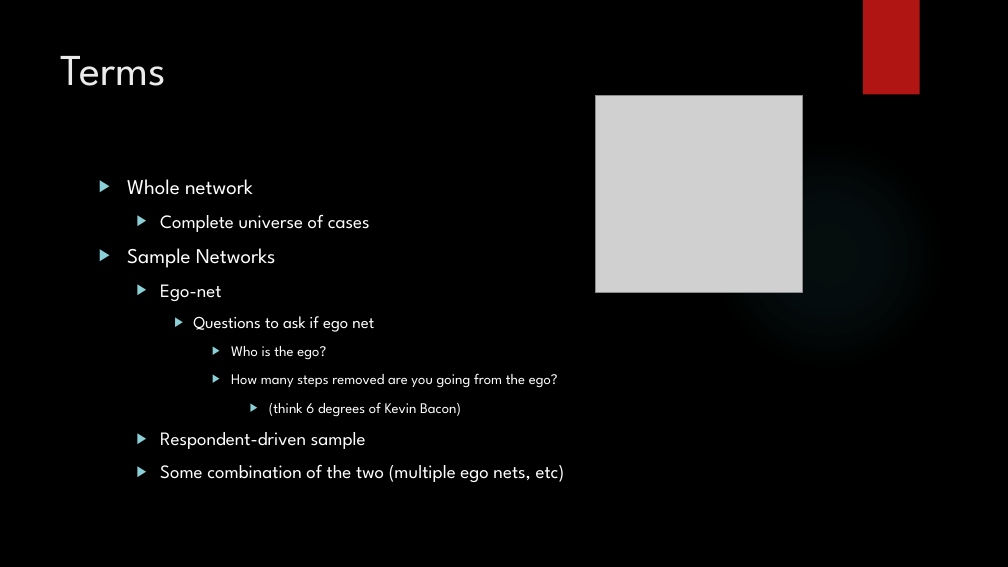
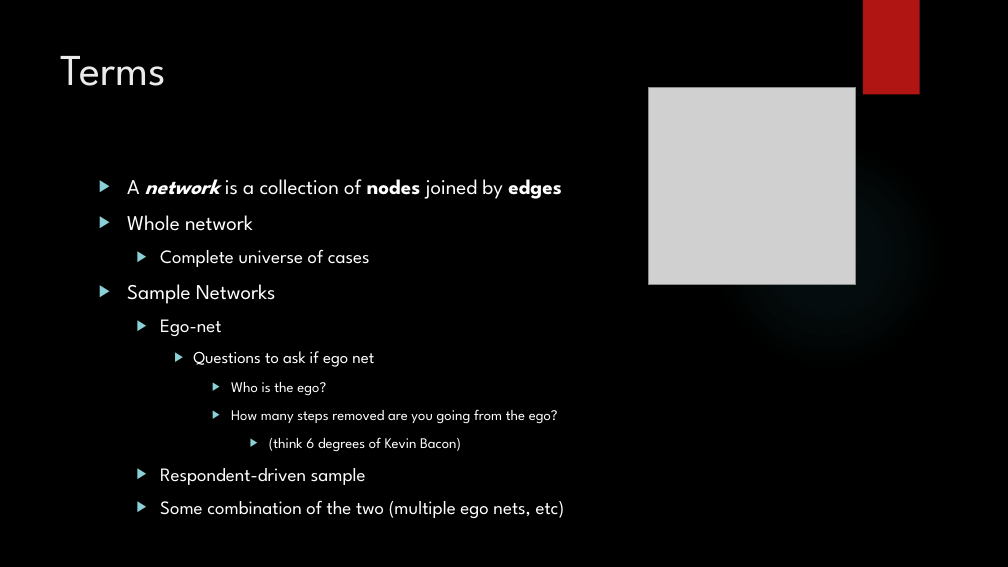
Before and after one commit to dwallc/Workshops, a slide deck: slide 7 of R/Basic Network Analysis Using R/Basic Network Analysis using R.pptx (slide 5 before the commit). Drawn at 1008x567 pixels with LibreOffice and Linux fonts; fonts in the diff are those of the drawing; grey boxes stand for pictures; background and template pictures are left out. Boxes give left, top, right and bottom in pixels: in the first picture for what was removed or moved away, otherwise in the second. Text is boxed around its words. In the diff, an @@ line names an element or a change of style, - is before the commit and + after.

```diff
--- a/R/Basic Network Analysis Using R/Basic Network Analysis using R.pptx
+++ b/R/Basic Network Analysis Using R/Basic Network Analysis using R.pptx
@@ picture: place and size @@
-picture at bbox=[596, 95, 803, 292]
+picture at bbox=[649, 88, 856, 284]
@@ text at bbox=[127, 179, 562, 199]: paragraph added @@
+▶ A network is a collection of nodes joined by edges
```
Also in this commit, not shown: 2 other slides changed, 3 slides added.
